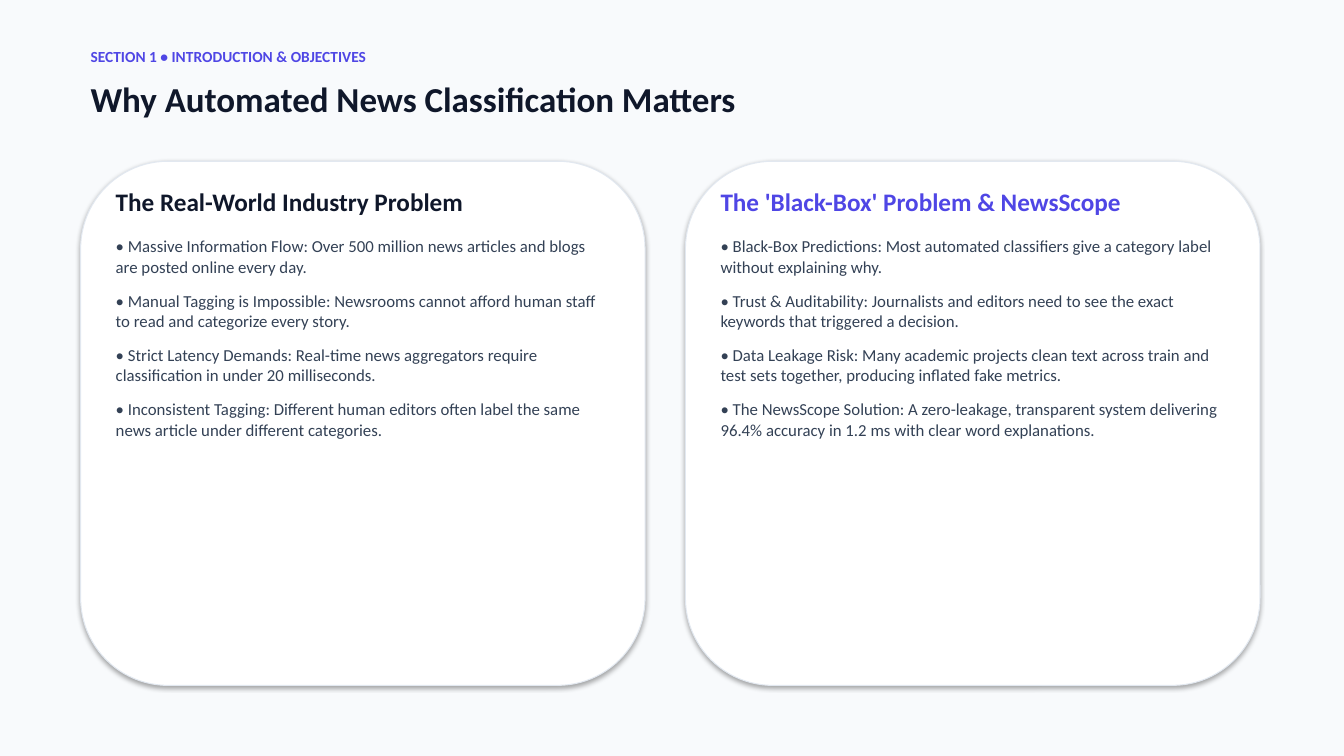
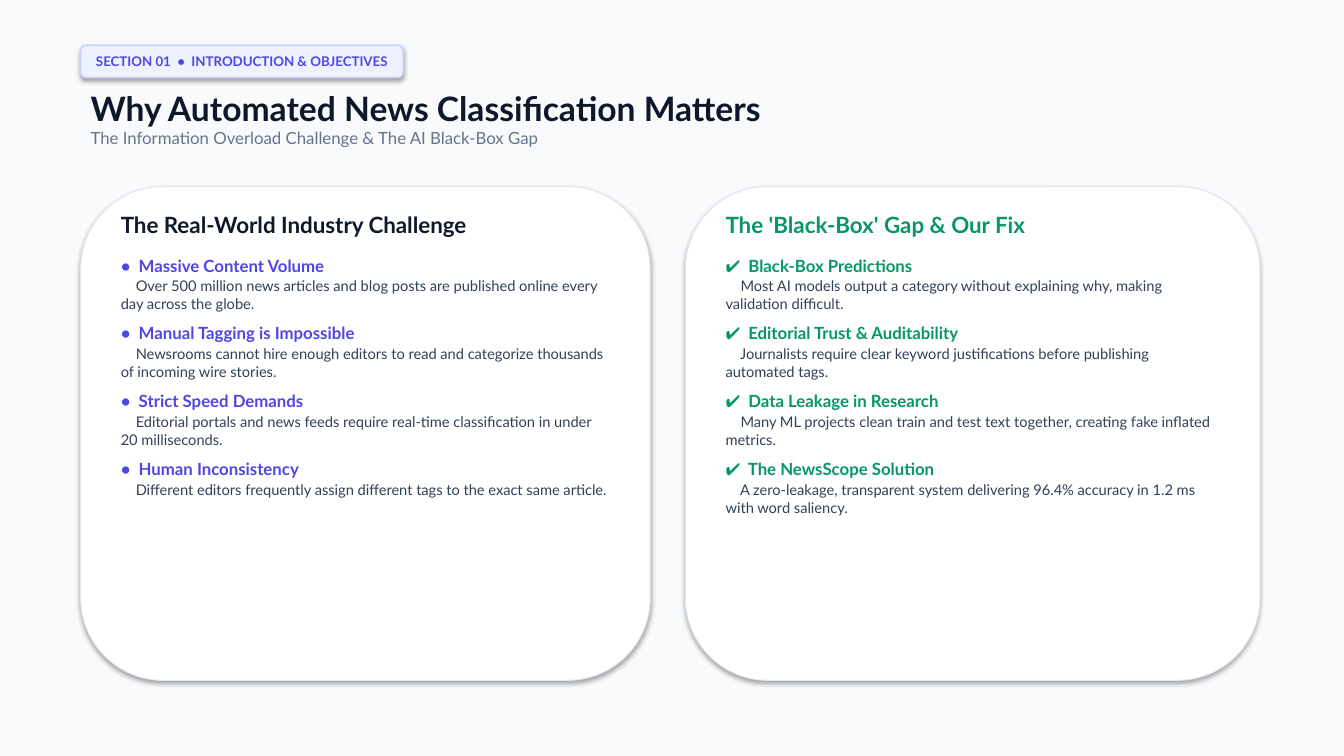
Before and after one commit to Abhijeet0848/NewsLens, a slide deck: slide 3 of docs/NewsScope_Presentation.pptx. Drawn at 1344x756 pixels with LibreOffice and Linux fonts; fonts in the diff are those of the drawing. Boxes give left, top, right and bottom in pixels: in the first picture for what was removed or moved away, otherwise in the second. Text is boxed around its words. In the diff, an @@ line names an element or a change of style, - is before the commit and + after.

Commit message:
docs: redesign PowerPoint with executive light theme and add interactive HTML slides

```diff
--- a/docs/NewsScope_Presentation.pptx
+++ b/docs/NewsScope_Presentation.pptx
@@ rounded rectangle "SECTION 01 • INTRODUCTION & ...": place and size @@
-rounded rectangle "SECTION 01 • INTRODUCTION & ..." at bbox=[91, 52, 366, 62]
+rounded rectangle "SECTION 01 • INTRODUCTION & ..." at bbox=[81, 45, 403, 78]
@@ rounded rectangle "SECTION 01 • INTRODUCTION & ..." at bbox=[81, 45, 403, 78]: vertical alignment top to middle; fill none to #EEF2FF; outline none to #C7D2FE 1 pt; shadow on @@
@@ text in rounded rectangle at bbox=[96, 56, 387, 66]: text changed; size 11 to 9.5 pt; font Calibri to Lato @@
-SECTION 1 • INTRODUCTION & OBJECTIVES
+SECTION 01 • INTRODUCTION & OBJECTIVES
@@ text "Why Automated News Classification Matters": place and size @@
-text "Why Automated News Classification Matters" at bbox=[91, 87, 735, 118]
+text "Why Automated News Classification Matters" at bbox=[91, 96, 761, 147]
@@ text at bbox=[91, 96, 761, 127]: size 25 to 24 pt, font Calibri to Lato in "Why Automated News Classification Matters" @@
@@ text at bbox=[91, 131, 538, 147]: paragraph added @@
+The Information Overload Challenge & The AI Black-Box Gap
@@ rounded rectangle: place and size @@
-rounded rectangle at bbox=[81, 161, 645, 686]
+rounded rectangle at bbox=[81, 187, 650, 681]
@@ rounded rectangle: place and size @@
-rounded rectangle at bbox=[686, 161, 1260, 686]
+rounded rectangle at bbox=[686, 187, 1260, 681]
@@ text at bbox=[121, 216, 606, 498]: text changed; size 12 to 10.5 pt; font Calibri to Lato @@
-The Real-World Industry Problem
-• Massive Information Flow: Over 500 million news articles and blogs are posted online every day.
-• Manual Tagging is Impossible: Newsrooms cannot afford human staff to read and categorize every story.
-• Strict Latency Demands: Real-time news aggregators require classification in under 20 milliseconds.
-• Inconsistent Tagging: Different human editors often label the same news article under different categories.
+The Real-World Industry Challenge
+• Massive Content Volume
+Over 500 million news articles and blog posts are published online every day across the globe.
+• Manual Tagging is Impossible
+Newsrooms cannot hire enough editors to read and categorize thousands of incoming wire stories.
+• Strict Speed Demands
+Editorial portals and news feeds require real-time classification in under 20 milliseconds.
+• Human Inconsistency
+Different editors frequently assign different tags to the exact same article.
@@ text at bbox=[726, 216, 1210, 516]: text changed; size 12 to 10.5 pt; font Calibri to Lato @@
-The 'Black-Box' Problem & NewsScope
-• Black-Box Predictions: Most automated classifiers give a category label without explaining why.
-• Trust & Auditability: Journalists and editors need to see the exact keywords that triggered a decision.
-• Data Leakage Risk: Many academic projects clean text across train and test sets together, producing inflated fake metrics.
-• The NewsScope Solution: A zero-leakage, transparent system delivering 96.4% accuracy in 1.2 ms with clear word explanations.
+The 'Black-Box' Gap & Our Fix
+✔ Black-Box Predictions
+Most AI models output a category without explaining why, making validation difficult.
+✔ Editorial Trust & Auditability
+Journalists require clear keyword justifications before publishing automated tags.
+✔ Data Leakage in Research
+Many ML projects clean train and test text together, creating fake inflated metrics.
+✔ The NewsScope Solution
+A zero-leakage, transparent system delivering 96.4% accuracy in 1.2 ms with word saliency.
```
Also in this commit, not shown: 15 other slides changed, 1 slide added, 1 slide removed, 2 other files.
